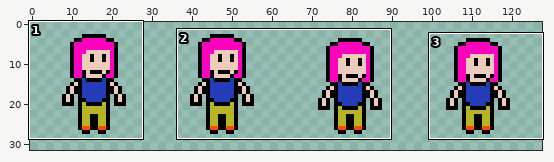
Two states of a sprite sheet, client/images/Project_Girl_FrontSideLook_Idle.png. The first picture is a wide view before the edit; the outline marks the close-up.
Close-up. Before:
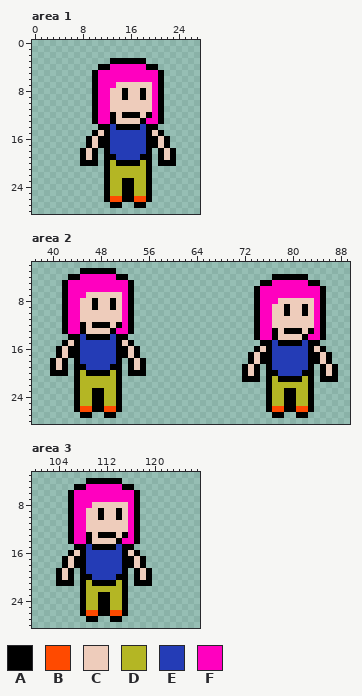
The file is 512x128 pixels, drawn in blocks of 4x4; one block is one cell here. Shown: area 1: x 0..27, y 0..28; area 2: x 37..89, y 2..28; area 3: x 100..127, y 3..28.
Palette (. is transparent): A #000000  B #ff4a00  C #eeccbb  D #b4b624  E #243cb6  F #ff00bf
Pixels before, area 1, first column x 8:
 3 .....AAAAAA.....
 4 ...AAFFFFFFAA...
 5 ..AFFFFFFFFFFA..
 6 ..AFFFFFFFFFFA..
 7 ..AFFFCCCCCCFA..
 8 ..AFFCCACCACFA..
 9 ..AFFCCACCACFA..
10 ..AFFCCCCCCCFA..
11 ..AFFCCCCCCCFA..
12 ..AFFACAAACAFA..
13 ..AFFACCCCAFFA..
14 ...AAEAAAAEAA...
15 ..ACAEEEEEEACA..
16 .ACAAEEEEEEAACA.
17 .ACAAEEEEEEAACA.
18 ACA.AEEEEEEA.ACA
19 ACA.AAEEEEAA.ACA
20 AAA.ADAAAADA.AAA
21 ....ADDDDDDA....
22 ....ADDDDDDA....
23 ....ADDAADDA....
24 ....ADDAADDA....
25 ....ADDAADDA....
26 ....ABBAABBA....
27 .....AA..AA.....
Pixels before, area 2, first column x 40:
 3 .....AAAAAA.....................................
 4 ...AAFFFFFFAA........................AAAAAA.....
 5 ..AFFFFFFFFFFA.....................AAFFFFFFAA...
 6 ..AFFFFFFFFFFA....................AFFFFFFFFFFA..
 7 ..AFFFCCCCCCFA....................AFFFFFFFFFFA..
 8 ..AFFCCACCACFA....................AFFFCCCCCCFA..
 9 ..AFFCCACCACFA....................AFFCCACCACFA..
10 ..AFFCCCCCCCFA....................AFFCCACCACFA..
11 ..AFFCCCCCCCFA....................AFFCCCCCCCFA..
12 ..AFFACAAACAFA....................AFFCCCCCCCFA..
13 ..AFFACCCCAFFA....................AFFACAAACAFA..
14 ...AAEAAAAEAA.....................AFFACCCCAFFA..
15 ..ACAEEEEEEACA.....................AAEAAAAEAA...
16 .ACAAEEEEEEAACA...................ACAEEEEEEACA..
17 .ACAAEEEEEEAACA..................ACAAEEEEEEAACA.
18 ACA.AEEEEEEA.ACA.................ACAAEEEEEEAACA.
19 ACA.AAEEEEAA.ACA................ACA.AEEEEEEA.ACA
20 AAA.ADAAAADA.AAA................ACA.AAEEEEAA.ACA
21 ....ADDDDDDA....................AAA.ADAAAADA.AAA
22 ....ADDDDDDA........................ADDDDDDA....
23 ....ADDAADDA........................ADDAADDA....
24 ....ADDAADDA........................ADDAADDA....
25 ....ADDAADDA........................ADDAADDA....
26 ....ABBAABBA........................ABBAABBA....
27 .....AA..AA..........................AA..AA.....
Pixels before, area 3, first column x 104:
 4 .....AAAAAA.....
 5 ...AAFFFFFFAA...
 6 ..AFFFFFFFFFFA..
 7 ..AFFFFFFFFFFA..
 8 ..AFFFCCCCCCFA..
 9 ..AFFCCACCACFA..
10 ..AFFCCACCACFA..
11 ..AFFCCCCCCCFA..
12 ..AFFCCCCCCCFA..
13 ..AFFACAAACAFA..
14 ..AFFACCCCAFFA..
15 ...AAEAAAAEAA...
16 ..ACAEEEEEEACA..
17 .ACAAEEEEEEAACA.
18 .ACAAEEEEEEAACA.
19 ACA.AEEEEEEA.ACA
20 ACA.AAEEEEAA.ACA
21 AAA.ADAAAADA.AAA
22 ....ADDDDDDA....
23 ....ADDAADDA....
24 ....ADDAADDA....
25 ....ADDAADDA....
26 ....ABBAABBA....
27 .....AA..AA.....
The result:
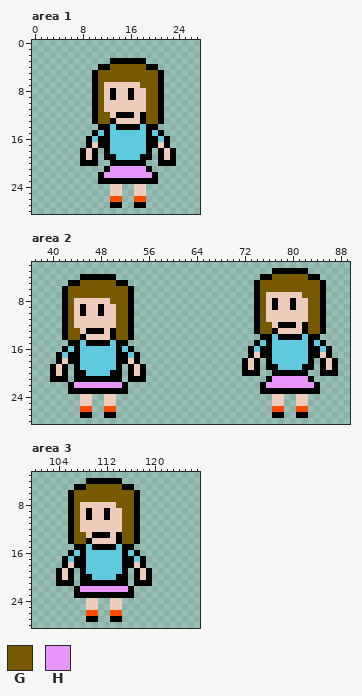
Colours new in this view: G #765900  H #e896fb
Difference:
colour E: #243cb6 -> #5fc9df
Area 1:
y 4: x 13..18 FFFFFF -> GGGGGG
y 5..6: x 11..20 FFFFFFFFFF -> GGGGGGGGGG
y 7: x 11..13 FFF -> GCC; x 18..20 CCF -> GGG
y 8..9: x 11..13 FFC -> GCA; x 15..16 AC -> CA; x 18..20 ACF -> CGG
y 10..11: x 11..12 FF -> GC; x 19..20 CF -> GG
y 12: x 11..14 FFAC -> GGCA; x 17..20 ACAF -> CAGG
y 13: x 11..12 FF -> GG; x 19..20 FF -> GG
y 15: x 11 C -> E; x 20 C -> E
y 16: x 10 C -> E; x 21 C -> E
y 20: x 12..13 AD -> .A; x 18..19 DA -> A.
y 21: x 13..18 DDDDDD -> HHHHHH
y 22: x 11..20 .ADDDDDDA. -> AHHHHHHHHA
y 23: x 11 . -> A; x 13..14 DD -> AA; x 17..18 DD -> AA; x 20 . -> A
y 24..25: x 12..19 ADDAADDA -> .CC..CC.
y 26: x 12 A -> .; x 15..16 AA -> ..; x 19 A -> .
Area 2:
y 3: x 45..50 AAAAAA -> ......; x 77..82 ...... -> AAAAAA
y 4: x 43..52 AAFFFFFFAA -> ..AAAAAA..; x 75..84 ..AAAAAA.. -> AAGGGGGGAA
y 5: x 42..53 AFFFFFFFFFFA -> .AAGGGGGGAA.; x 74..85 .AAFFFFFFAA. -> AGGGGGGGGGGA
y 6: x 43..52 FFFFFFFFFF -> GGGGGGGGGG; x 75..84 FFFFFFFFFF -> GGGGGGGGGG
y 7: x 43..52 FFFCCCCCCF -> GGGGGGGGGG; x 75..84 FFFFFFFFFF -> GCCCCCCGGG
y 8: x 43..44 FF -> GC; x 47 A -> C; x 50..52 ACF -> GGG; x 75..77 FFF -> GCA; x 80 C -> A; x 83..84 CF -> GG
y 9: x 43..45 FFC -> GCA; x 47..48 AC -> CA; x 50..52 ACF -> CGG; x 75..77 FFC -> GCA; x 79..80 AC -> CA; x 82..84 ACF -> CGG
y 10: x 43..45 FFC -> GCA; x 48 C -> A; x 51..52 CF -> GG; x 75..76 FF -> GC; x 79 A -> C; x 82..84 ACF -> CGG
y 11: x 43..44 FF -> GC; x 51..52 CF -> GG; x 75..76 FF -> GC; x 83..84 CF -> GG
y 12: x 43..45 FFA -> GCC; x 47..49 AAA -> CCC; x 51..52 AF -> GG; x 75..76 FF -> GG; x 78..80 CCC -> AAA; x 82..84 CCF -> AGG
y 13: x 43..48 FFACCC -> GGCAAA; x 51..52 FF -> GG; x 75..76 FF -> GG; x 79..84 AAACAF -> CCCAGG
y 14: x 42..53 .AAEAAAAEAA. -> AGGACCCCAGGA; x 74..85 AFFACCCCAFFA -> .AAEAAAAEAA.
y 15: x 42..43 AC -> .A; x 46..49 EEEE -> AAAA; x 52..53 CA -> A.; x 74..75 .A -> AE; x 78..81 AAAA -> EEEE; x 84..85 A. -> EA
y 16: x 41..43 ACA -> .AE; x 52..54 ACA -> EA.; x 73..75 .AC -> AEA; x 84..86 CA. -> AEA
y 17: x 42 C -> E; x 53 C -> E
y 18: x 40..43 ACA. -> .ACA; x 52..55 .ACA -> ACA.; x 72..75 .ACA -> ACA.; x 84..87 ACA. -> .ACA
y 19: x 45 A -> E; x 50 A -> E; x 77 E -> A; x 82 E -> A
y 20: x 41 A -> C; x 45..50 DAAAAD -> AEEEEA; x 54 A -> C; x 73 C -> A; x 76 A -> .; x 78..81 EEEE -> AAAA; x 83 A -> .; x 86 C -> A
y 21: x 40..42 ... -> AAA; x 45..50 DDDDDD -> AAAAAA; x 53..55 ... -> AAA; x 72..74 AAA -> ...; x 77..82 DAAAAD -> HHHHHH; x 85..87 AAA -> ...
y 22: x 43..52 .ADDDDDDA. -> AHHHHHHHHA; x 75..84 .ADDDDDDA. -> AHHHHHHHHA
y 23: x 43 . -> A; x 45..46 DD -> AA; x 49..50 DD -> AA; x 52 . -> A; x 75 . -> A; x 77..78 DD -> AA; x 81..82 DD -> AA; x 84 . -> A
y 24..25: x 44..51 ADDAADDA -> .CC..CC.; x 76..83 ADDAADDA -> .CC..CC.
y 26: x 44 A -> .; x 47..48 AA -> ..; x 51 A -> .; x 76 A -> .; x 79..80 AA -> ..; x 83 A -> .
Area 3:
y 5: x 109..114 FFFFFF -> GGGGGG
y 6..7: x 107..116 FFFFFFFFFF -> GGGGGGGGGG
y 8: x 107..109 FFF -> GCC; x 114..116 CCF -> GGG
y 9..10: x 107..109 FFC -> GCA; x 111..112 AC -> CA; x 114..116 ACF -> CGG
y 11..12: x 107..108 FF -> GC; x 115..116 CF -> GG
y 13: x 107..110 FFAC -> GGCA; x 113..116 ACAF -> CAGG
y 14: x 107..108 FF -> GG; x 115..116 FF -> GG
y 16: x 107 C -> E; x 116 C -> E
y 17: x 106 C -> E; x 117 C -> E
y 21: x 109 D -> A; x 114 D -> A
y 22: x 107..116 .ADDDDDDA. -> AHHHHHHHHA
y 23: x 107 . -> A; x 109..110 DD -> AA; x 113..114 DD -> AA; x 116 . -> A
y 24..25: x 108..115 ADDAADDA -> .CC..CC.
y 26: x 108 A -> .; x 111..112 AA -> ..; x 115 A -> .
Where, in picture pixels (left, top, right, bottom), the same in both close-ups:
changed: (92, 64, 164, 202)
changed: (50, 268, 146, 412)
changed: (242, 268, 338, 412)
changed: (68, 484, 140, 616)
